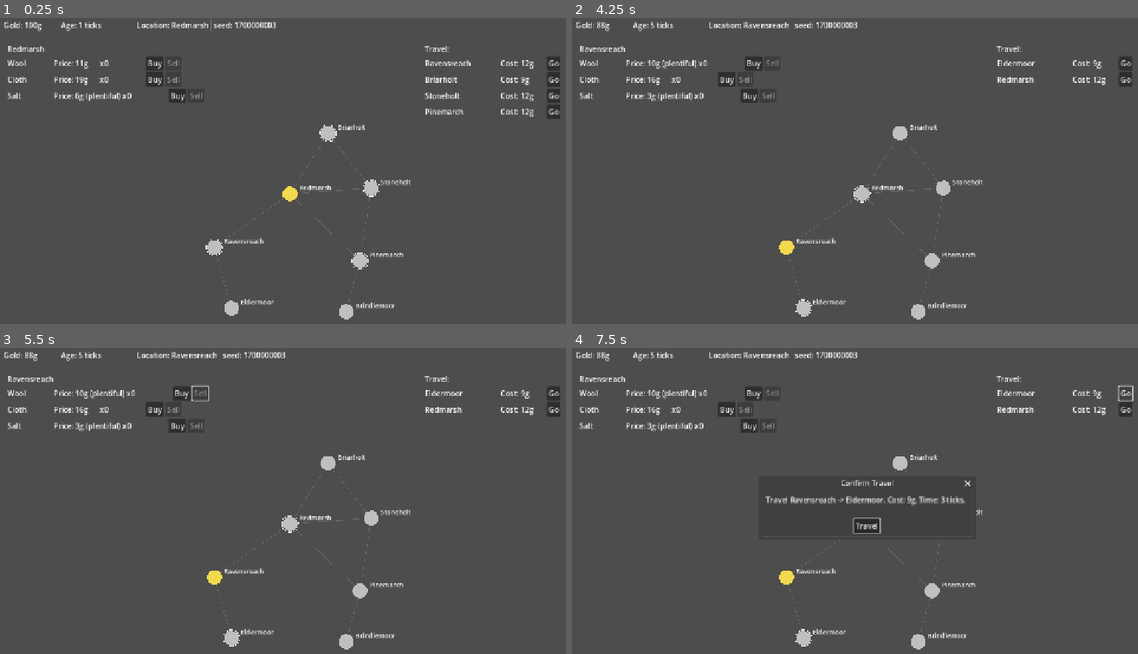
Above: before the commit, frames 1-4 (two rows, left to right).
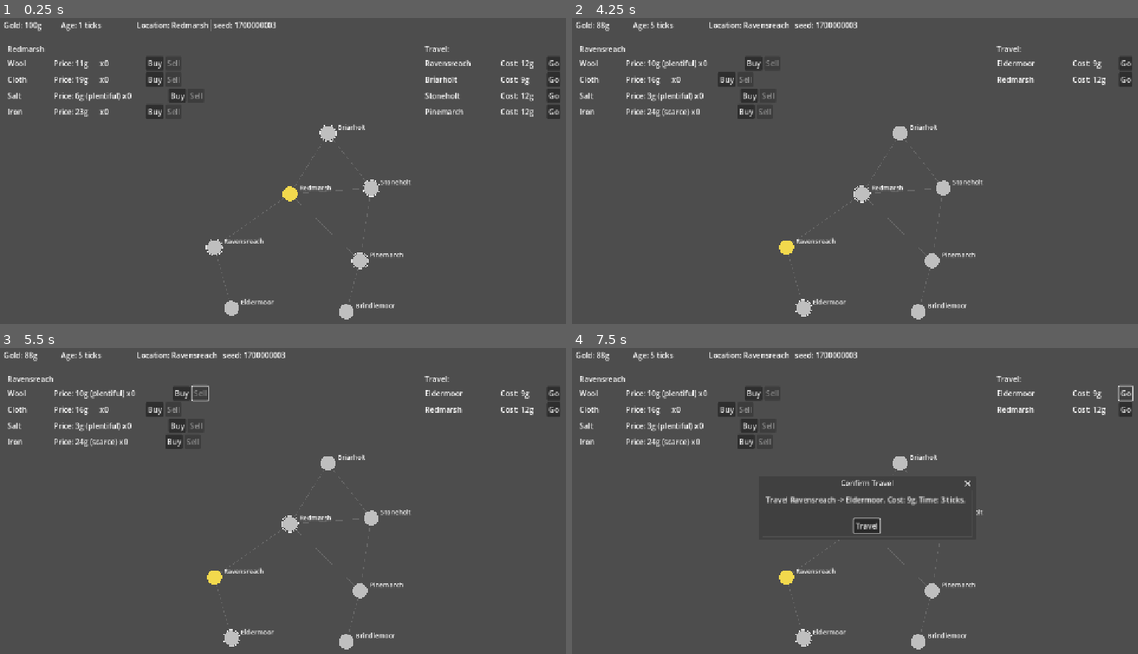
Above: after the commit, the same moments.

Repository: FarukcanSoray/medieval-trader
Game: Godot game, scene res://main.tscn
Same seed, same stepped clock (60 frames per second), same inputs: the game is played once before the commit and once after it.
Inputs:
- Up to frame 1 (0.25 s): no input
- Up to frame 2 (4.25 s): click "Go" at 0.5 s; click "Go" at 1.25 s; click "Buy" at 2 s; click "Travel" at 2.75 s
- Up to frame 3 (5.5 s): click "Buy" at 4.25 s; click "Sell" at 5 s
- Up to frame 4 (7.5 s): click "Buy" at 5.75 s; click "Sell" at 6.5 s; click "Go" at 7.25 s

The runs differ from the first frame. In frame 1, 0.3% of the frame differs, in the area x 1-32%, y 28-34%; in frame 2, 0.3%, in the area x 1-36%, y 28-34%; in frame 3, 0.3%; in frame 4, 0.3%.

Commit message:
feat: Add iron as a new tradeable good; update goods catalog and related tools

Diff:
--- a/godot/game/game.gd
+++ b/godot/game/game.gd
@@ -29,6 +29,7 @@
 		preload("res://goods/wool.tres") as Good,
 		preload("res://goods/cloth.tres") as Good,
 		preload("res://goods/salt.tres") as Good,
+		preload("res://goods/iron.tres") as Good,
 	]
 	emit_gold_changed = _on_gold_changed
 	emit_state_dirty = _on_state_dirty
--- /dev/null
+++ b/godot/goods/iron.tres
@@ -0,0 +1,12 @@
+[gd_resource type="Resource" script_class="Good" load_steps=2 format=3]
+
+[ext_resource type="Script" path="res://goods/good.gd" id="1_good"]
+
+[resource]
+script = ExtResource("1_good")
+id = "iron"
+display_name = "Iron"
+base_price = 22
+floor_price = 14
+ceiling_price = 32
+volatility = 0.05
--- a/godot/tools/measure_bias_aborts.gd
+++ b/godot/tools/measure_bias_aborts.gd
@@ -5,12 +5,11 @@
 ## Run with:
 ##   godot --headless --path <godot-root> --script res://tools/measure_bias_aborts.gd
 ##
-## Goods-list policy (slice-5 day-1):
-##   The canonical good-list path array is [wool, cloth, salt]. Day-2 appends
-##   "res://goods/iron.tres" AND extends N_SWEEP to include 4. Today, iron.tres
-##   does not exist on disk; the sweep covers N in {2, 3} only. _load_goods(n)
-##   asserts n <= GOOD_PATHS.size() so an out-of-range request fails loudly
-##   rather than silently producing a smaller goods array.
+## Goods-list policy (slice-5 day-2):
+##   The canonical good-list path array is [wool, cloth, salt, iron]. The sweep
+##   covers N in {2, 3, 4}; GATE_N is 4 (the final-ship gate per spec §6).
+##   _load_goods(n) asserts n <= GOOD_PATHS.size() so an out-of-range request
+##   fails loudly rather than silently producing a smaller goods array.
 ##
 ## Fallback rect choice:
 ##   Production passes Rect2(Vector2.ZERO, $HUD/MapPanel.size) into WorldGen.generate
@@ -28,12 +27,11 @@
 
 const N: int = 1000
 const FALLBACK_RECT: Rect2 = Rect2(0, 0, 468, 664)
-# Slice-5 day-1: sweep N=2 (kernel-trained pair) and N=3 (with salt). Day-2
-# appends 4 once iron.tres lands.
-const N_SWEEP: Array[int] = [2, 3]
-# Day-1 gate good count: slice-5 day-1 verdict is read off this N. Day-2 retunes
-# this constant to 4 (the final-ship gate per spec §6).
-const GATE_N: int = 3
+# Slice-5 day-2: sweep N=2 (kernel-trained pair), N=3 (with salt), and N=4
+# (with iron). Day-1 covered {2, 3}; day-2 appends 4 now that iron.tres lands.
+const N_SWEEP: Array[int] = [2, 3, 4]
+# Day-2 gate good count: the final-ship gate per spec §6 is read off this N.
+const GATE_N: int = 4
 # Slice-5 §6: if abort_pct(GATE_N) > MAX_ABORT_RATE, the slice stops and a
 # slice-5.x carryover logs the failing good's allowed_range distribution.
 const MAX_ABORT_RATE: float = 5.0
@@ -43,6 +41,7 @@
 	"res://goods/wool.tres",
 	"res://goods/cloth.tres",
 	"res://goods/salt.tres",
+	"res://goods/iron.tres",
 ]
 # Allowed-range histogram buckets. Boundaries inclusive on the low side.
 # The [0.0, 0.20) bucket is the predicate-fail zone (below MIN_BIAS_RANGE):
@@ -258,11 +257,11 @@
 		parts.append("N=%d: %.1f%%" % [n, sweep_aborts[n]])
 	print("abort rates: %s" % ", ".join(parts))
 	print("")
-	print("=== slice-5 day-1 verdict ===")
-	# Day-1 gates on N=GATE_N (3): "expansion is viable at all." The day-2 final
-	# gate is on N=4 once iron.tres lands and N_SWEEP / GATE_N are extended.
-	# A clear gating-N readout matters: day-1 PASS at N=3 does NOT imply N=4
-	# will hold; that's the day-2 measurement's job.
+	print("=== slice-5 day-2 verdict ===")
+	# Day-2 gates on N=GATE_N (4): the final-ship gate per spec §6, now that
+	# iron.tres has landed and N_SWEEP / GATE_N have been extended to 4.
+	# A clear gating-N readout matters: a PASS at N=4 is the slice-shipping
+	# signal; a FAIL hands off to slice-5.x with the abort histogram below.
 	if not sweep_aborts.has(GATE_N):
 		print("verdict: SKIPPED -- N=%d not in sweep" % GATE_N)
 		return
@@ -274,8 +273,8 @@
 		verdict = "FAIL"
 	print("gating N=%d, threshold MAX_ABORT_RATE=%.1f%%, observed=%.1f%%" %
 			[GATE_N, MAX_ABORT_RATE, gate_pct])
-	print("slice-5 day-1 verdict: %s" % verdict)
+	print("slice-5 day-2 verdict: %s" % verdict)
 	if verdict == "FAIL":
 		print("  -> slice ships at N=%d only; log allowed_range histogram for slice-5.x tuning." % (GATE_N - 1))
 	else:
-		print("  -> day-2 may proceed: author iron.tres, extend N_SWEEP/GATE_N to 4, re-run.")
+		print("  -> slice-5 ships at N=%d; bias-predicate abort rate within budget." % GATE_N)
Not shown, added: godot/tools/measure_bias_aborts.gd.uid
Not shown, added: godot/travel/encounter_outcome.gd.uid
Not shown, added: godot/travel/encounter_resolver.gd.uid
Not shown, added: .claude/scheduled_tasks.lock
